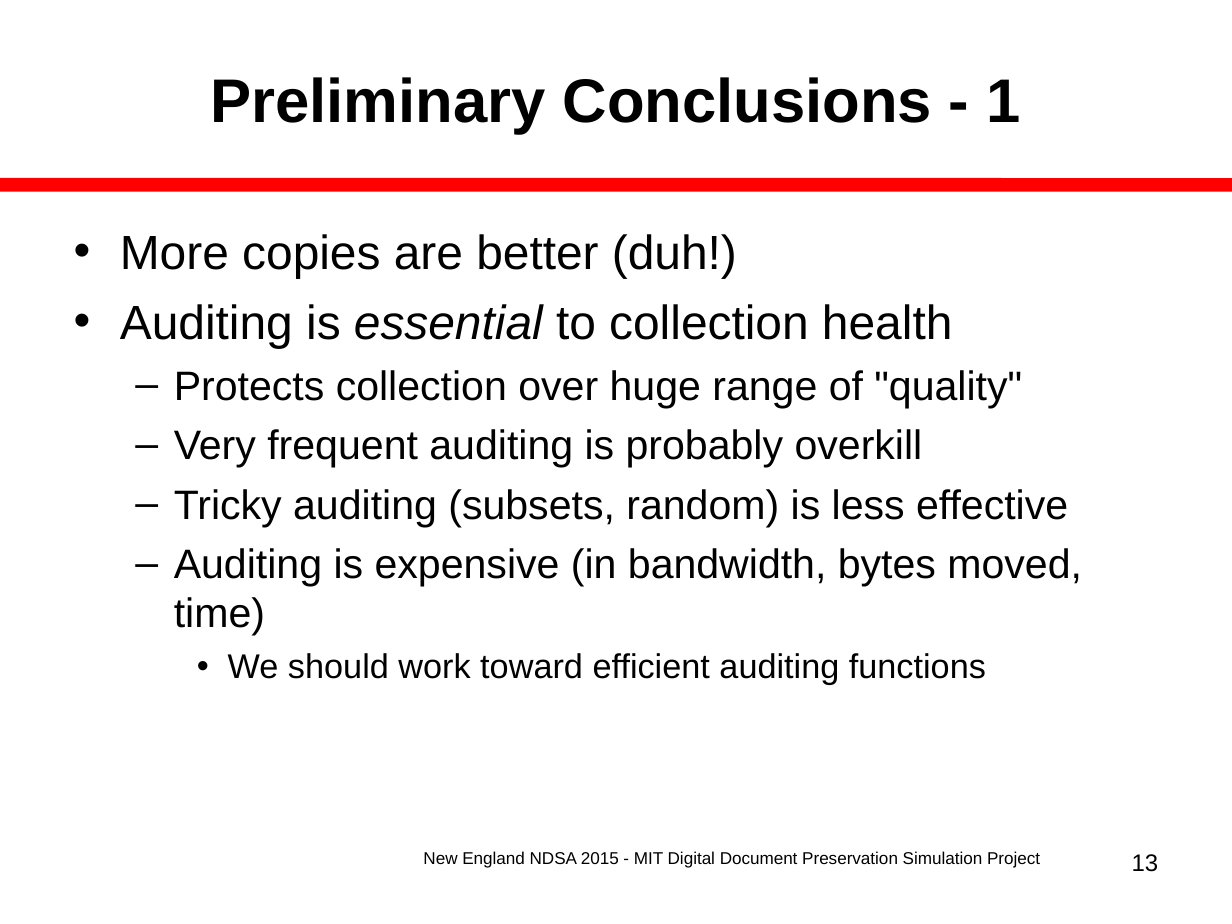
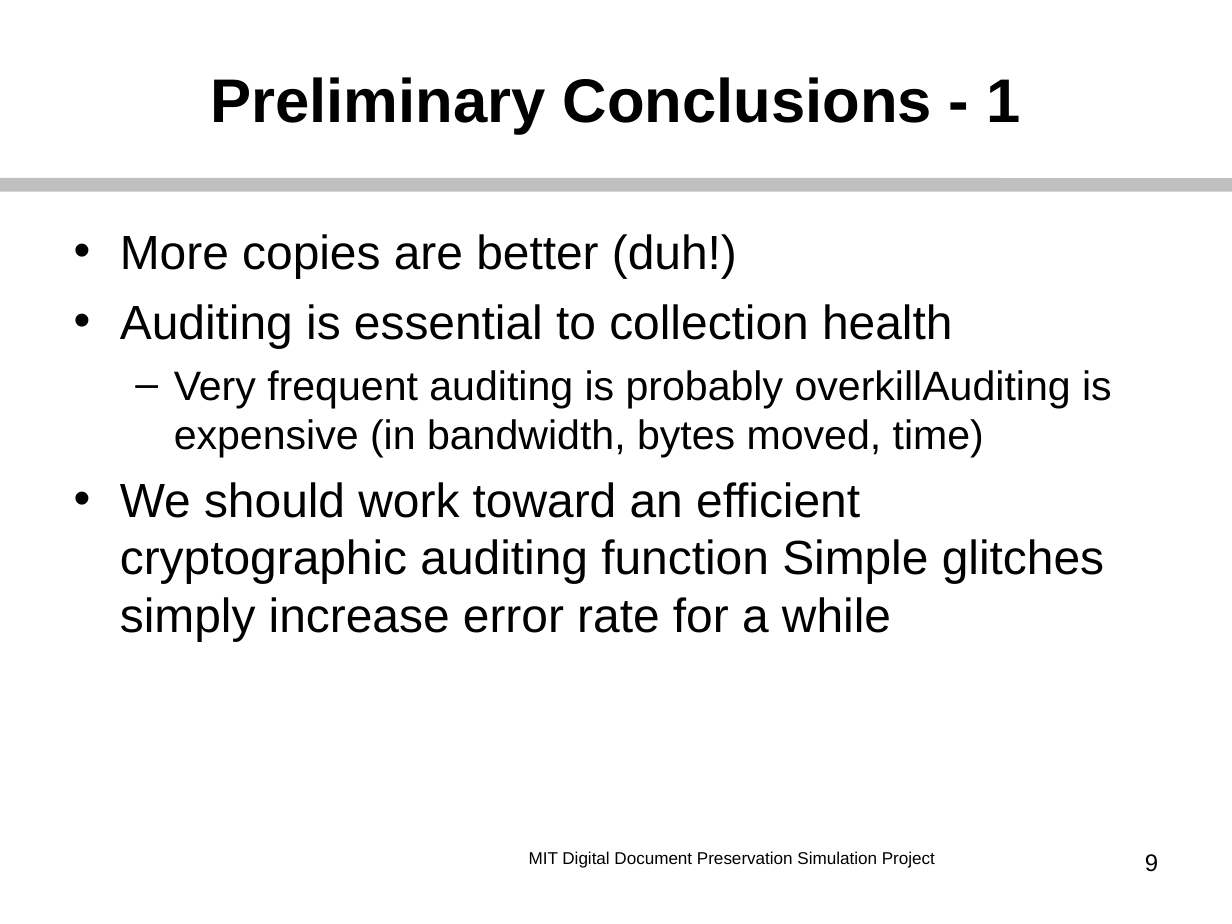
Before and after one commit to MIT-Informatics/PreservationSimulation, a slide deck: slide 9 of shelf/docs/Slides_NewEnglandNDSA.ppt (slide 13 before the commit). Drawn at 1232x924 pixels with LibreOffice and Linux fonts; fonts in the diff are those of the drawing. Boxes give left, top, right and bottom in pixels: in the first picture for what was removed or moved away, otherwise in the second. Text is boxed around its words. In the diff, an @@ line names an element or a change of style, - is before the commit and + after.

```diff
--- a/shelf/docs/Slides_NewEnglandNDSA.ppt
+++ b/shelf/docs/Slides_NewEnglandNDSA.ppt
@@ line (0, 185) - (1232, 185): stroke #FF0000 7.99 pt to #BFBFBF 7.99 pt @@
@@ text at [120,304,952,348]: italic off in "essential" @@
@@ text at [120,370,1112,641]: text changed; size 24 to 28 pt @@
-  – Protects collection over huge range of "quality"
-  – Very frequent auditing is probably overkill
-  – Tricky auditing (subsets, random) is less effective
-  – Auditing is expensive (in bandwidth, bytes moved, time)
-    • We should work toward efficient auditing functions
+  – Very frequent auditing is probably overkillAuditing is expensive (in bandwidth, bytes moved, time)
+• We should work toward an efficient cryptographic auditing function Simple glitches simply increase error rate for a while
@@ text at [529,851,935,868]: text changed @@
-New England NDSA 2015 - MIT Digital Document Preservation Simulation Project
+MIT Digital Document Preservation Simulation Project
@@ page number at [1145,854,1158,872]: text changed @@
-13
+9
```
Also in this commit, not shown: 10 other slides changed, 1 slide added, 6 slides removed, 2 other files.
